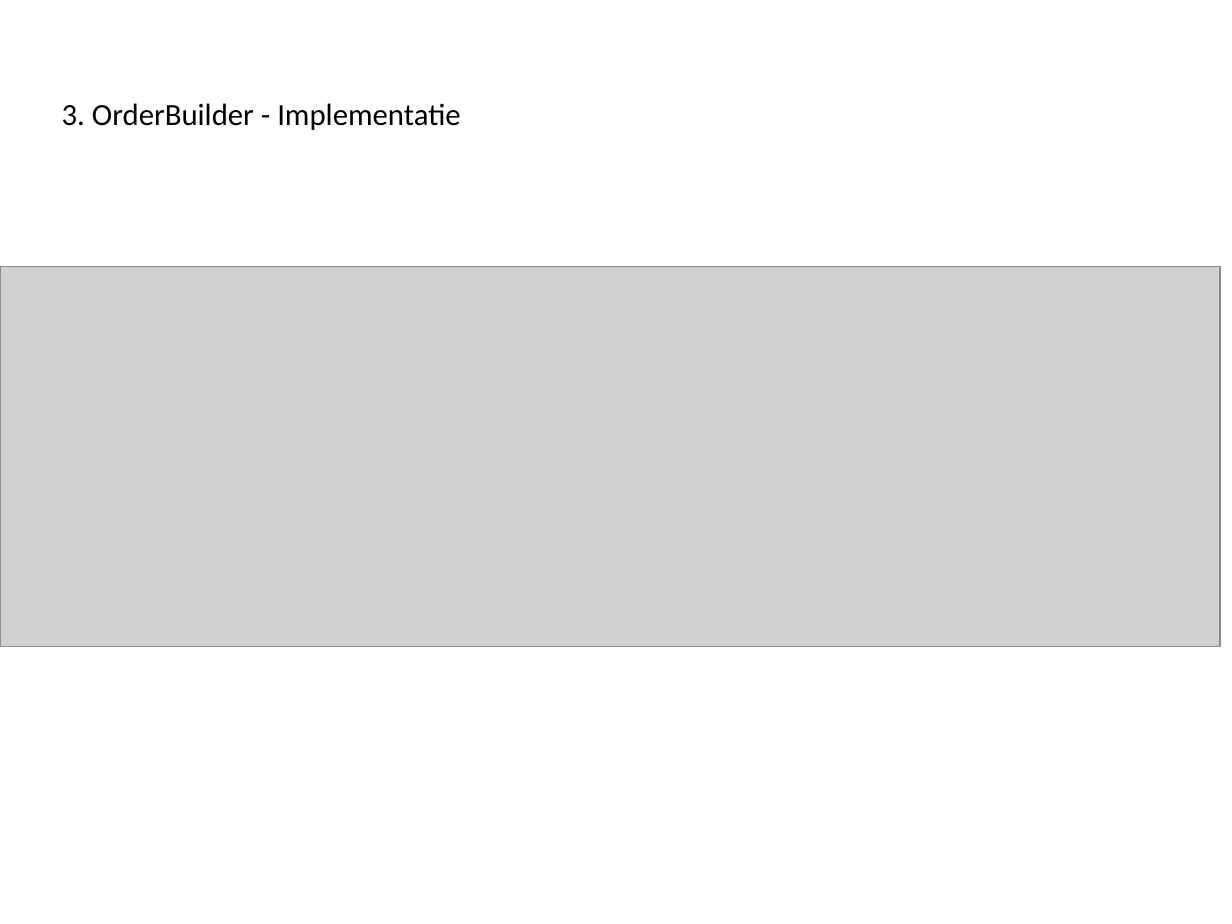
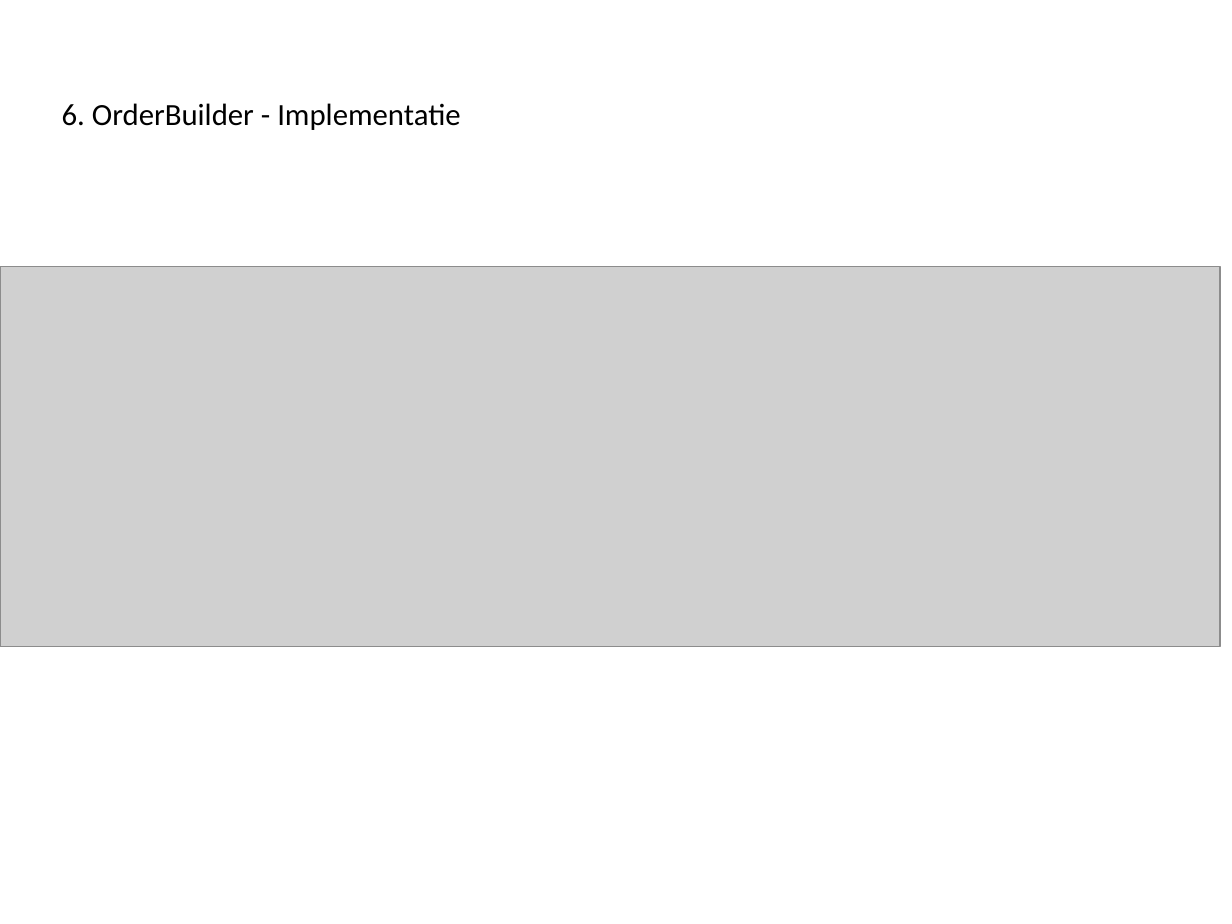
Before and after one commit to Novarg1/SWOP21, a slide deck: slide 14 of presentatie/Presentatie_Iteratie3_aanpassingenWonne21h59.ppt (slide 8 before the commit). Drawn at 1232x924 pixels with LibreOffice and Linux fonts; fonts in the diff are those of the drawing; grey boxes stand for pictures. Boxes give left, top, right and bottom in pixels: in the first picture for what was removed or moved away, otherwise in the second. Text is boxed around its words. In the diff, an @@ line names an element or a change of style, - is before the commit and + after.

```diff
--- a/presentatie/Presentatie_Iteratie3_aanpassingenWonne21h59.ppt
+++ b/presentatie/Presentatie_Iteratie3_aanpassingenWonne21h59.ppt
@@ title at <box>62,103,461,130</box>: text changed @@
-3. OrderBuilder - Implementatie
+6. OrderBuilder - Implementatie
```
Also in this commit, not shown: 18 other slides changed, 1 slide added.
